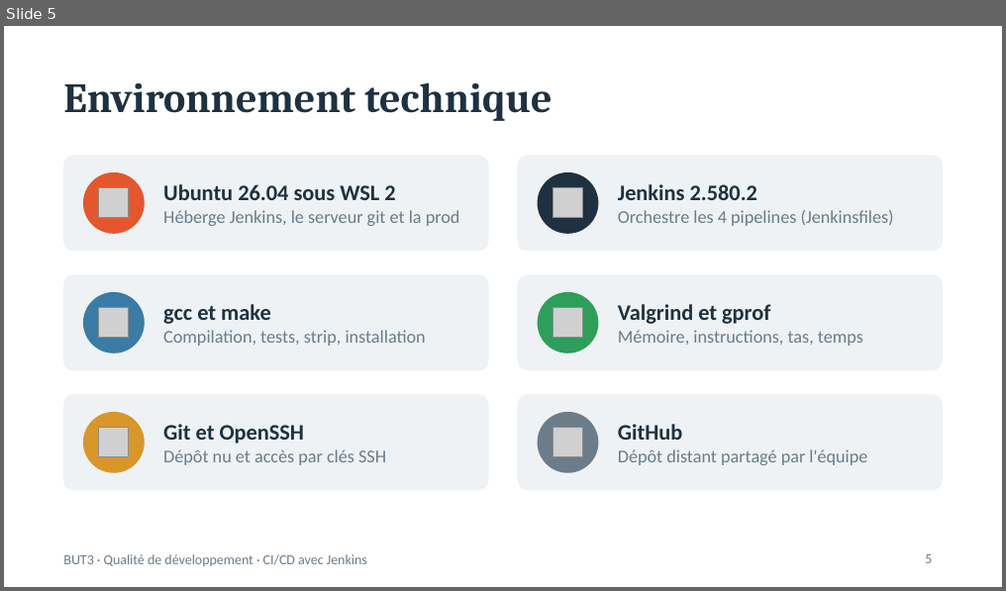
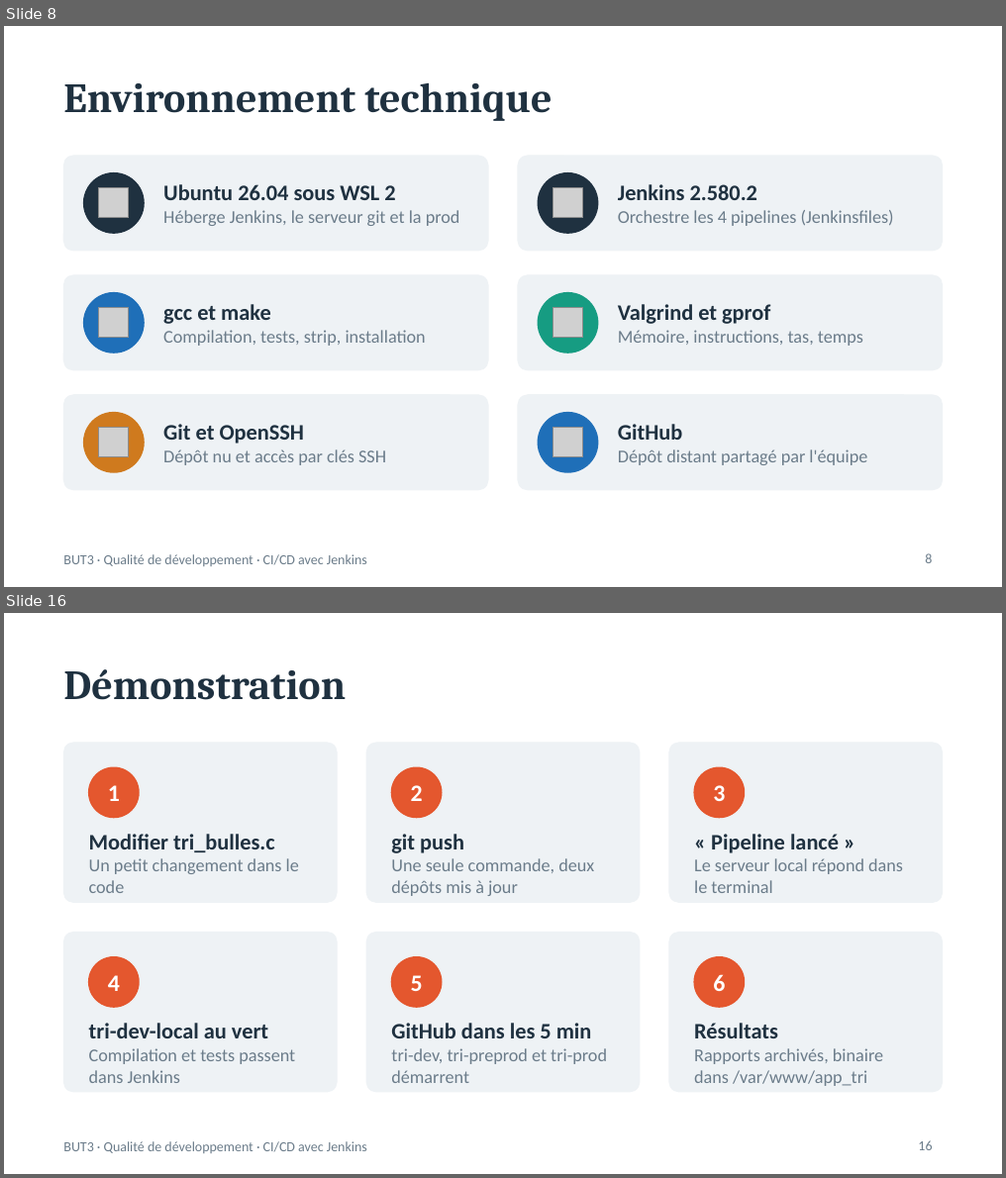
Before and after one commit to humariu506/test_jenkins, a slide deck: docs/Presentation_CICD_Jenkins.pptx. Shown one above the other, each under a label of ours: slide 5 before the commit, slides 8 and 16 after it; the slides between them are not shown. The pictures are 1006x591 and 1006x1178 pixels, drawn with LibreOffice and Linux fonts; fonts in the diff are those of the drawing; grey boxes stand for pictures. Boxes give left, top, right and bottom in pixels: in the first picture for what was removed or moved away, otherwise in the second. Text is boxed around its words. In the diff, an @@ line names an element or a change of style, - is before the commit and + after.

Commit message:
Expand presentation: team, Gantt, pipeline and option 2 diagrams, profiling results

```diff
--- a/docs/Presentation_CICD_Jenkins.pptx
+++ b/docs/Presentation_CICD_Jenkins.pptx
@@ slide 16 added at (4,613,1002,1174), background #FFFFFF; not listed: 1 template element that a slide beside it also shows @@
@@ title added at (63,669,346,700), 30 pt, text #1F3140, bold @@
+Démonstration
@@ rounded rectangle added at (63,743,337,902), fill #EEF2F5, outline #EEF2F5 1 pt @@
@@ rounded rectangle added at (366,743,639,902), fill #EEF2F5, outline #EEF2F5 1 pt @@
@@ rounded rectangle added at (669,743,943,902), fill #EEF2F5, outline #EEF2F5 1 pt @@
@@ ellipse added at (89,767,139,818), fill #E4572E, outline #E4572E 1 pt @@
@@ text added at (108,785,120,801), 17 pt, text #FFFFFF, bold @@
+1
@@ ellipse added at (391,767,442,818), fill #E4572E, outline #E4572E 1 pt @@
@@ text added at (411,785,423,801), 17 pt, text #FFFFFF, bold @@
+2
@@ ellipse added at (695,767,745,818), fill #E4572E, outline #E4572E 1 pt @@
@@ text added at (713,785,725,801), 17 pt, text #FFFFFF, bold @@
+3
@@ text added at (89,834,299,893), 13 pt, text #6B7C8A @@
+Modifier tri_bulles.c
+Un petit changement dans le code
@@ text added at (391,834,594,896), 13 pt, text #6B7C8A @@
+git push
+Une seule commande, deux dépôts mis à jour
@@ text added at (694,834,903,893), 13 pt, text #6B7C8A @@
+« Pipeline lancé »
+Le serveur local répond dans le terminal
@@ rounded rectangle added at (63,933,337,1092), fill #EEF2F5, outline #EEF2F5 1 pt @@
@@ rounded rectangle added at (366,933,639,1092), fill #EEF2F5, outline #EEF2F5 1 pt @@
@@ rounded rectangle added at (669,933,943,1092), fill #EEF2F5, outline #EEF2F5 1 pt @@
@@ ellipse added at (89,958,139,1007), fill #E4572E, outline #E4572E 1 pt @@
@@ ellipse added at (391,958,442,1007), fill #E4572E, outline #E4572E 1 pt @@
@@ ellipse added at (695,958,745,1007), fill #E4572E, outline #E4572E 1 pt @@
@@ text added at (108,975,120,991), 17 pt, text #FFFFFF, bold @@
+4
@@ text added at (411,975,423,991), 17 pt, text #FFFFFF, bold @@
+5
@@ text added at (713,974,725,991), 17 pt, text #FFFFFF, bold @@
+6
@@ text added at (89,1023,295,1083), 13 pt, text #6B7C8A @@
+tri-dev-local au vert
+Compilation et tests passent dans Jenkins
@@ text added at (391,1023,607,1083), 13 pt, text #6B7C8A @@
+GitHub dans les 5 min
+tri-dev, tri-preprod et tri-prod démarrent
@@ text added at (694,1023,883,1086), 13 pt, text #6B7C8A @@
+Résultats
+Rapports archivés, binaire dans /var/www/app_tri
@@ page number added at (918,1141,932,1151), 10 pt, text #6B7C8A @@
+16
@@ what was slide 5 is now slide 8 @@
@@ slide 8 changed as well @@
@@ ellipse at (84,174,144,234): fill #E4572E to #1F3140; outline #E4572E 1 pt to #1F3140 1 pt @@
@@ ellipse at (84,292,144,353): fill #3A7CA5 to #1F6FB8; outline #3A7CA5 1 pt to #1F6FB8 1 pt @@
@@ ellipse at (538,292,598,353): fill #2E9E5B to #169C82; outline #2E9E5B 1 pt to #169C82 1 pt @@
@@ ellipse at (84,413,144,473): fill #D9962B to #CF7A1E; outline #D9962B 1 pt to #CF7A1E 1 pt @@
@@ ellipse at (538,413,598,473): fill #6B7C8A to #1F6FB8; outline #6B7C8A 1 pt to #1F6FB8 1 pt @@
@@ page number at (925,554,932,564): text changed @@
-5
+8
```
Also in this commit, not shown: 4 other slides changed, 12 other slides added.
